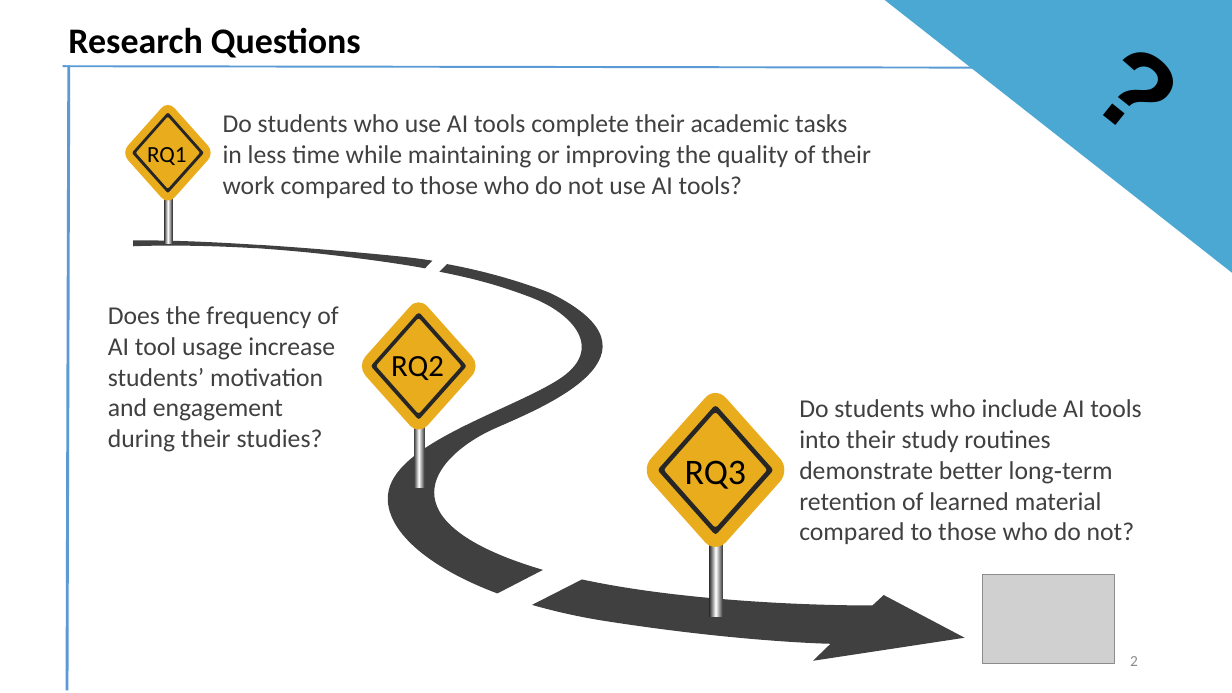
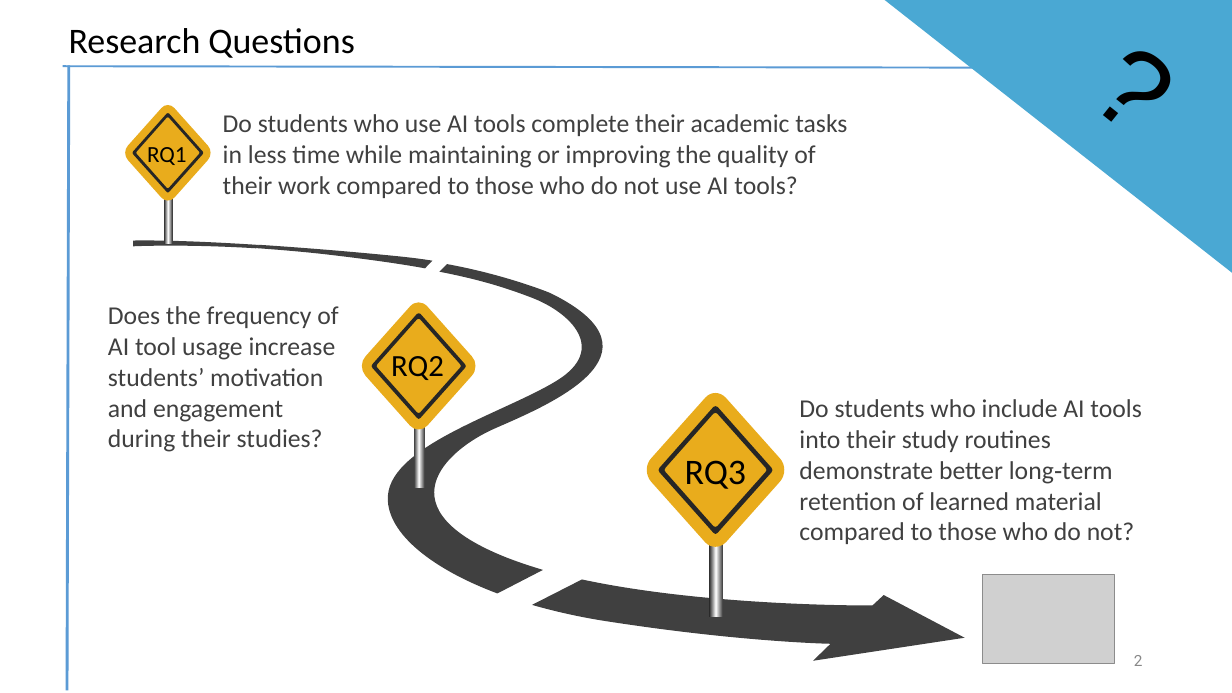
Before and after one commit to TuWienProjects/survey-methods-assignment2-group7, a slide deck: slide 2 of results/Presentaion DA 23-06-2025.pptx. Drawn at 1232x693 pixels with LibreOffice and Linux fonts; fonts in the diff are those of the drawing; grey boxes stand for pictures; background and template pictures are left out. Boxes give left, top, right and bottom in pixels: in the first picture for what was removed or moved away, otherwise in the second. Text is boxed around its words. In the diff, an @@ line names an element or a change of style, - is before the commit and + after.

```diff
--- a/results/Presentaion DA 23-06-2025.pptx
+++ b/results/Presentaion DA 23-06-2025.pptx
@@ text "Research Questions" at [69, 28, 354, 58]: bold off @@
@@ right triangle removed at [884, 0, 1232, 273] @@
@@ freeform shape added at [884, 0, 1232, 273], fill #4AA8D3 @@
@@ text "?" at [1054, 18, 1203, 177]: bold off @@
@@ text "?": place and size @@
-text "?" at [1073, 16, 1206, 153]
+text "?" at [1054, 18, 1203, 177]
@@ text "Do students who use AI ..." rewrapped from [223, 114, 871, 198] to [223, 114, 847, 198] @@
@@ page number at [1134, 655, 1143, 666]: font Calibri to Roboto, text colour #8C8C8C to #888888 @@
```
Also in this commit, not shown: 9 other slides changed, 1 slide added, 1 slide removed.
